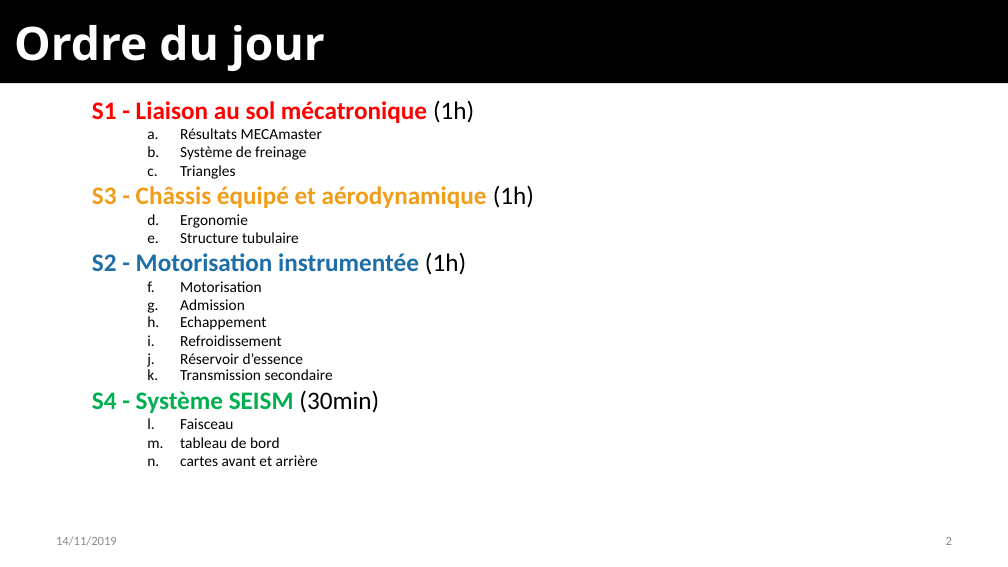
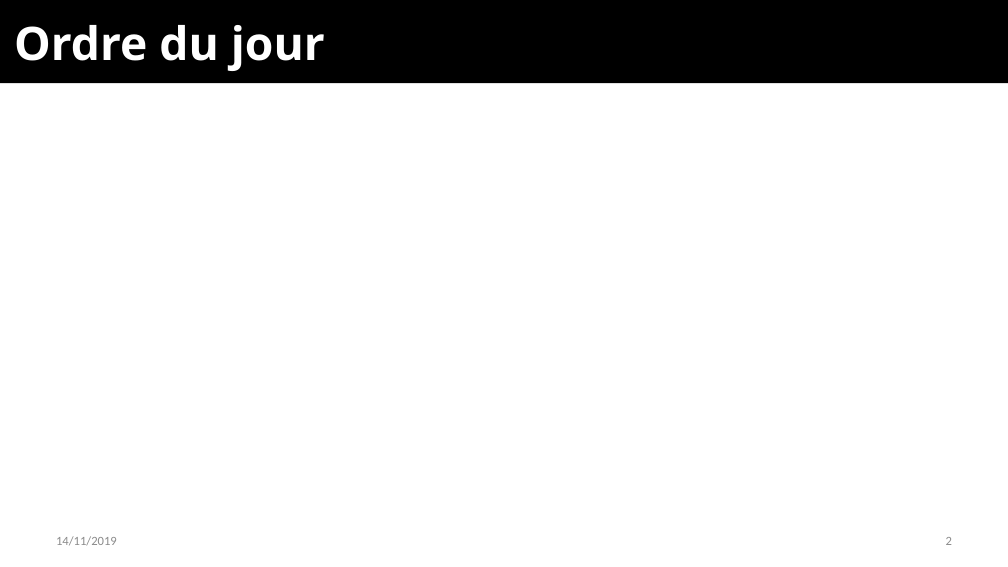
Before and after one commit to EOSCogniton/Ressources2020, a slide deck: slide 2 of TO_TOPs/06_Audits_Techniques/Template.pptx. Drawn at 1008x567 pixels with LibreOffice and Linux fonts; fonts in the diff are those of the drawing; background and template pictures are left out. Boxes give left, top, right and bottom in pixels: in the first picture for what was removed or moved away, otherwise in the second. Text is boxed around its words. In the diff, an @@ line names an element or a change of style, - is before the commit and + after.

```diff
--- a/TO_TOPs/06_Audits_Techniques/Template.pptx
+++ b/TO_TOPs/06_Audits_Techniques/Template.pptx
@@ text removed at [92, 100, 534, 466] @@
-S1 - Liaison au sol mécatronique (1h)
-  a. Résultats MECAmaster
-  b. Système de freinage
-  c. Triangles
-S3 - Châssis équipé et aérodynamique (1h)
-  a. Ergonomie
-  b. Structure tubulaire
-S2 - Motorisation instrumentée (1h)
-  a. Motorisation
-  b. Admission
-  c. Echappement
-  d. Refroidissement
-  e. Réservoir d’essence
-  f. Transmission secondaire
-S4 - Système SEISM (30min)
-  a. Faisceau
-  b. tableau de bord
-  c. cartes avant et arrière
```
Also in this commit, not shown: 1 other slide changed, 16 slides added, 1 other file.
